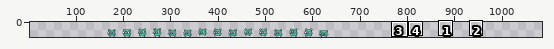
One commit to this sprite sheet: gfx/characters/pig.png. The first picture is a wide view before the edit; the outline marks the close-up.
Close-up. Before the commit:
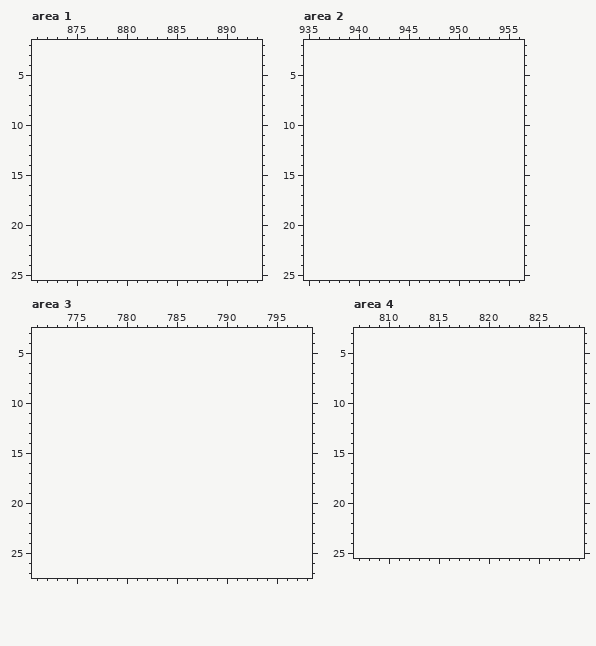
The file is 512x32 pixels. Shown: area 1: x 871..893, y 2..25; area 2: x 935..956, y 2..25; area 3: x 771..798, y 3..27; area 4: x 807..829, y 3..25. The old version is drawn lined up with the new one, on the new canvas. The wide view leaves out empty margins. The commit also changed other parts of the picture, which this record leaves out.
After:
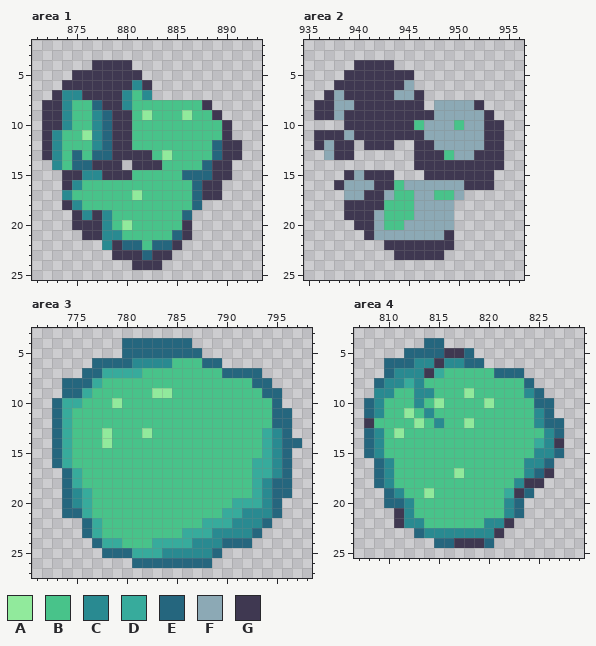
Palette (. is transparent): A #91ea9c  B #48c38a  C #298a91  D #37ab9c  E #25667e  F #8ca9b5  G #3f3851
What changed:
canvas 512x32 -> 1088x32, the old top-left corner now at 160,0
Changed rows in their new state; - is an unchanged pixel.
Area 1:
first column x 872:
 4 -----GGGG-----------
 5 ---GGGGGGG----------
 6 --GGGGGGGCG---------
 7 -GCCGGGGCBC---------
 8 GGCBBEGGCBBBBBBBG---
 9 GGCBBCEGGBABBBABBG--
10 GGCBBCEGGBBBBBBBBBG-
11 GCBBACEGGBBBBBBBBBG-
12 GCBBBCEGGBBBBBBBBEGG
13 GCBEBEEGGGGBABBBBEGG
14 -CBEEGGG-GGGBBBBEGG-
15 --GGCCGGGBBBBBEEEGG-
16 --GCBBBBBBBBBBBEGG--
17 --CBBBBBBABBBBBEGG--
18 --GCBBBBBBBBBBBE----
19 ---GCGCBBBBBBBE-----
20 ---GGGCBABBBBBG-----
21 ----GGCCBBBBBEG-----
22 ------CGEEBEEG------
23 -------GGGEGG-------
24 ---------GGG--------
Area 2:
first column x 936:
 4 ----GGGG-----------
 5 ---GGGGGGG---------
 6 --GGGGGGGF---------
 7 -GFGGGGGFFG--------
 8 GGFFGGGGGGG-FFFFG--
 9 GGFGGGGGGGGGFFFFFG-
10 ---GGGGGGGBFFFBFFGG
11 GGGFGGGGGGGFFFFFFGG
12 GFGG-GGG--GGFFFFFGG
13 -FGG------GGGBFFGGG
14 ----------GGGGGGGGG
15 ---GFGGG---GGGGGGG-
16 --GFFFGGBFFFFFFGGG-
17 ---FFGGFBBFFBBF----
18 ---GGGGBBBFFFF-----
19 ---GGGFBBBFFFF-----
20 ----GGFBBFFFFF-----
21 -----GFFFFFFFG-----
22 -------GGGGGGG-----
23 --------GGGGG------
Area 3:
first column x 773:
 4 -------EEEEEEE-----------
 5 -------EEEEEEEE----------
 6 ----EEEECCCCBBBEE--------
 7 ---EEDDDDBBBBBBBBEEEE----
 8 -EEEDBBBBBBBBBBBBBBBEE---
 9 -EEDBBBBBBAABBBBBBBBBEE--
10 EDDBBBABBBBBBBBBBBBBBBE--
11 EDBBBBBBBBBBBBBBBBBBBBEE-
12 EDBBBBBBBBBBBBBBBBBBBBEE-
13 EDBBBABBBABBBBBBBBBBBDCE-
14 EDBBBABBBBBBBBBBBBBBBDCEE
15 EDBBBBBBBBBBBBBBBBBBBDCE-
16 EDBBBBBBBBBBBBBBBBBBDDCE-
17 -EDBBBBBBBBBBBBBBBBBDDCE-
18 -EDBBBBBBBBBBBBBBBBBDCEE-
19 -ECDBBBBBBBBBBBBBBBBDCEE-
20 -ECDBBBBBBBBBBBBBBDDDCE--
21 -EEDBBBBBBBBBBBBBDDCCCE--
22 ---EDBBBBBBBBBBDDDCCCE---
23 ---EDBBBBBBBBDDDCCCCE----
24 ----EDDBBBDDDDCCCEEE-----
25 -----EEEDDDCCCCCE--------
26 --------EEEEEEEE---------
Area 4:
first column x 808:
 4 ------EE------------
 5 ----EEEEGGE---------
 6 --EEECCGCCEE--------
 7 --ECCCGDBBBBBEEE----
 8 -ECCDCBBBBBBBBBBE---
 9 -CCBBCCBBBABBBBBCE--
10 ECBBBCBABBBBABBBBEE-
11 ECBBABCBBBBBBBBBBCE-
12 GBBBBABCBBABBBBBBCEE
13 ECBABBBBBBBBBBBBBBCE
14 ECBBBBBBBBBBBBBBBDCG
15 ECBBBBBBBBBBBBBBBCCE
16 -ECBBBBBBBBBBBBBCCE-
17 -ECBBBBBBABBBBBBCEG-
18 -ECBBBBBBBBBBBBCGG--
19 --ECBBABBBBBBBDGE---
20 --EECBBBBBBBBBCE----
21 ---GCBBBBBBBBBCE----
22 ---GCCBBBBBBCCG-----
23 -----ECCCCCCCG------
24 -------EEGGGE-------
